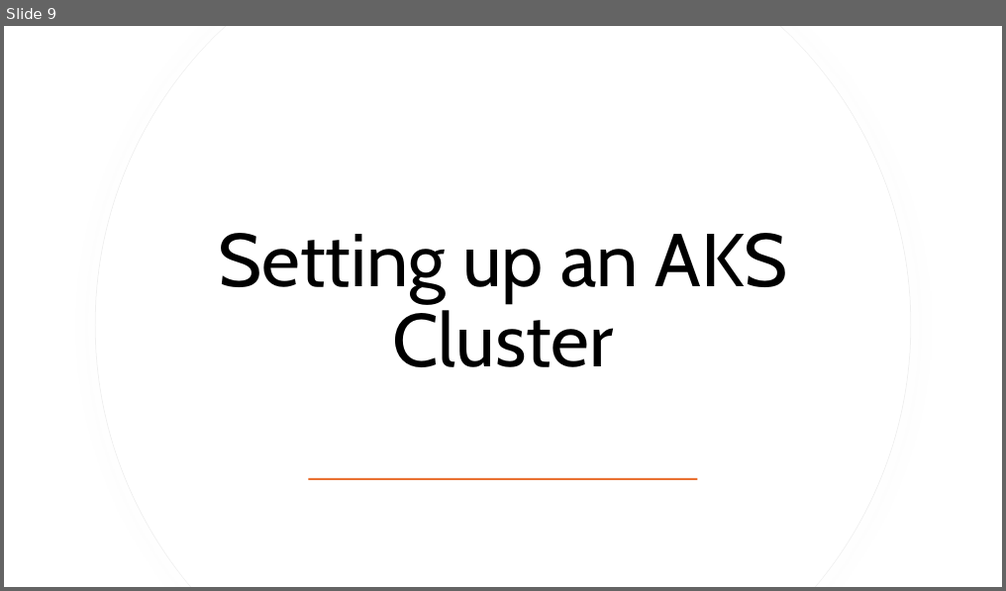
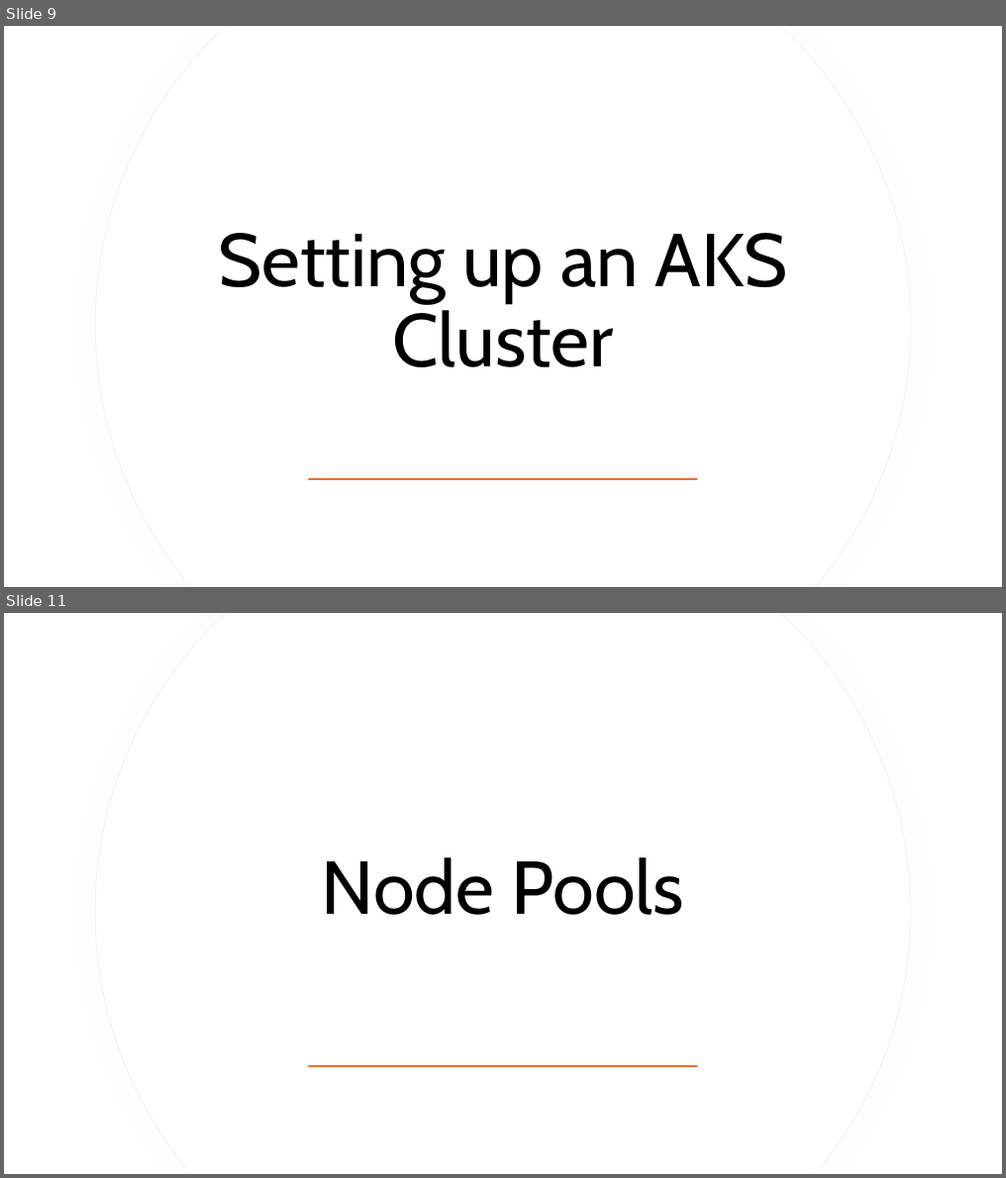
Before and after one commit to fhbilgen/AKSWorkshop, a slide deck: AKS.pptx. Shown one above the other, each under a label of ours: slide 9 before the commit, slides 9 and 11 after it; the slides between them are not shown. The pictures are 1006x591 and 1006x1178 pixels, drawn with LibreOffice and Linux fonts; fonts in the diff are those of the drawing. Boxes give left, top, right and bottom in pixels: in the first picture for what was removed or moved away, otherwise in the second. Text is boxed around its words. In the diff, an @@ line names an element or a change of style, - is before the commit and + after.

```diff
--- a/AKS.pptx
+++ b/AKS.pptx
@@ slide 11 added at [4,613,1002,1174], background #FFFFFF @@
@@ freeform shape added at [95,613,912,1174], fill #FFFFFF, outline #EFEFEF 0.75 pt @@
@@ freeform shape added at [96,613,911,1174], fill #FFFFFF @@
@@ title added at [322,858,684,915], 72 pt, text #000000 @@
+Node Pools
@@ rectangle added at [309,1065,698,1067], fill #E97132 @@
```
Also in this commit, not shown: 1 slide changed, 7 other slides added.
